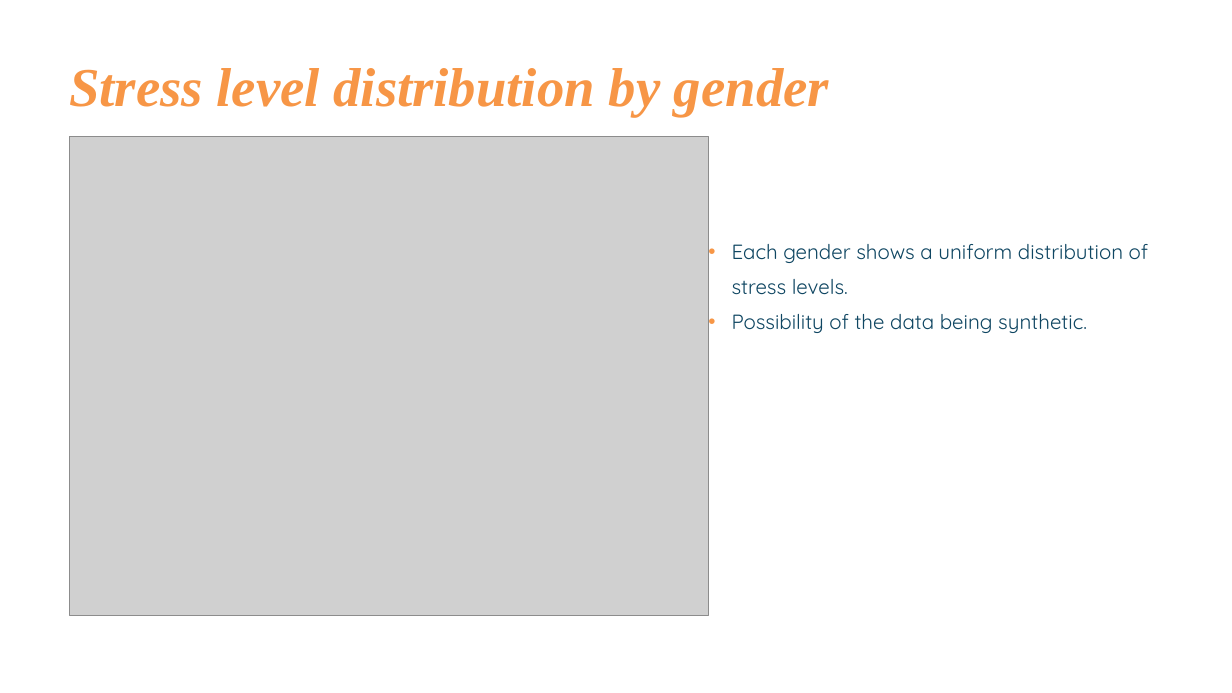
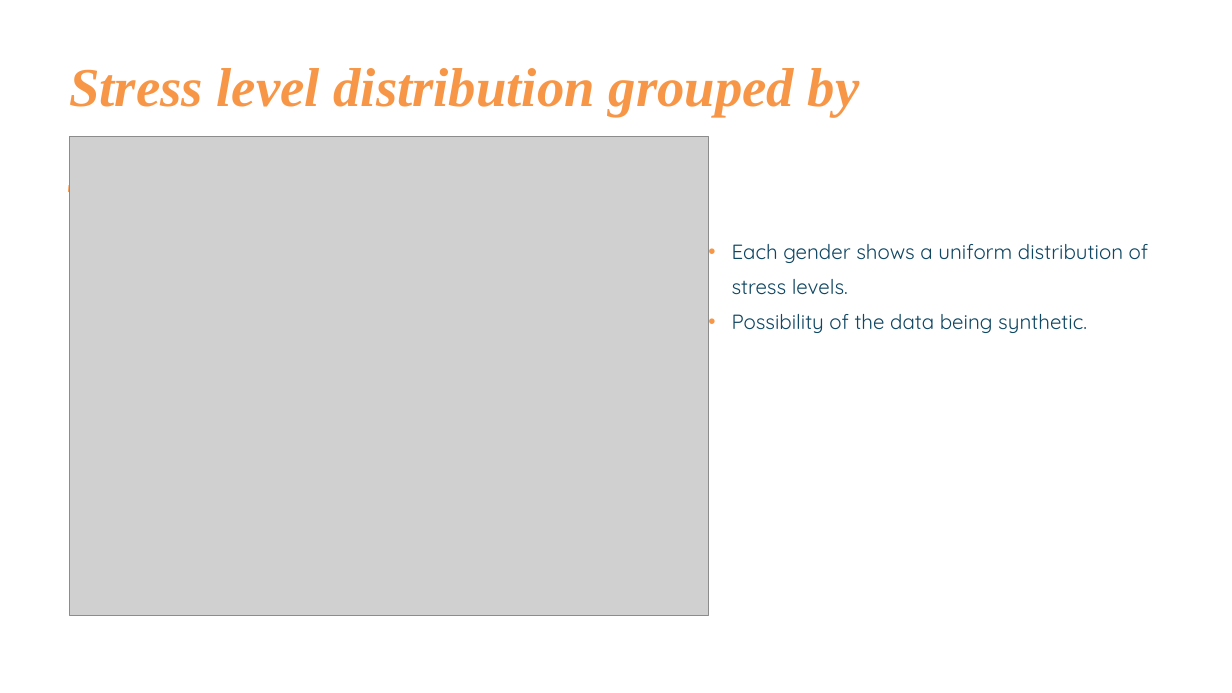
Before and after one commit to eliu14/project_1, a slide deck: slide 7 of PROJECT 1 FINAL PPT.pptx. Drawn at 1232x693 pixels with LibreOffice and Linux fonts; fonts in the diff are those of the drawing; grey boxes stand for pictures. Boxes give left, top, right and bottom in pixels: in the first picture for what was removed or moved away, otherwise in the second. Text is boxed around its words. In the diff, an @@ line names an element or a change of style, - is before the commit and + after.

```diff
--- a/PROJECT 1 FINAL PPT.pptx
+++ b/PROJECT 1 FINAL PPT.pptx
@@ text at (69, 68, 860, 193): text changed @@
-Stress level distribution by gender
+Stress level distribution grouped by gender
```
Also in this commit, not shown: 3 other slides changed.
